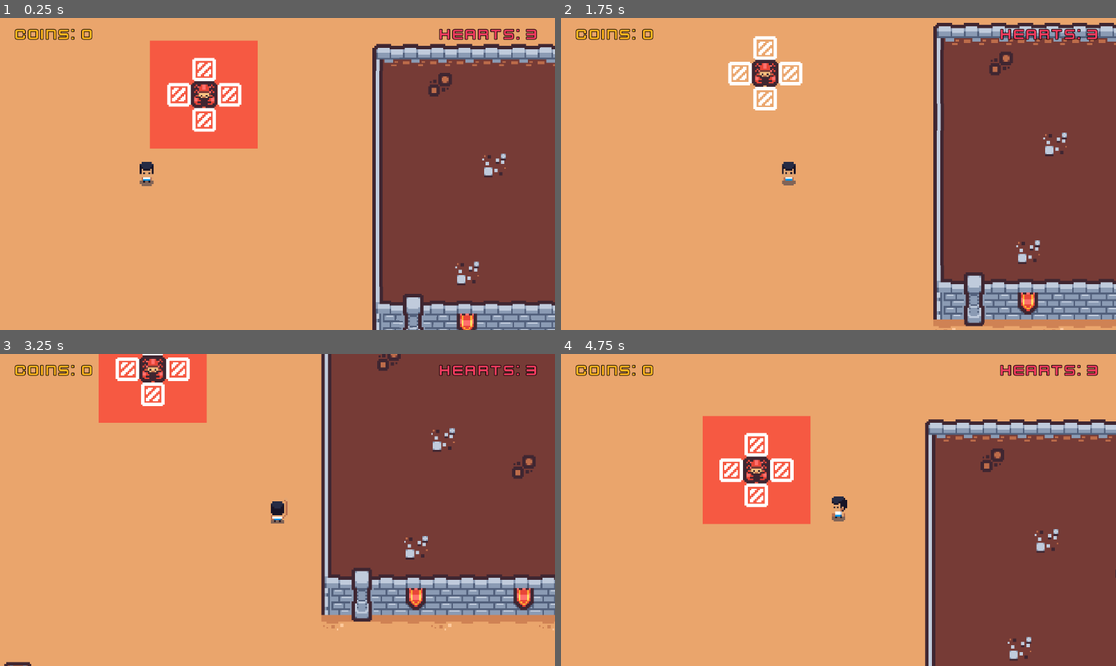
Above: before the commit, frames 1-4 (two rows, left to right).
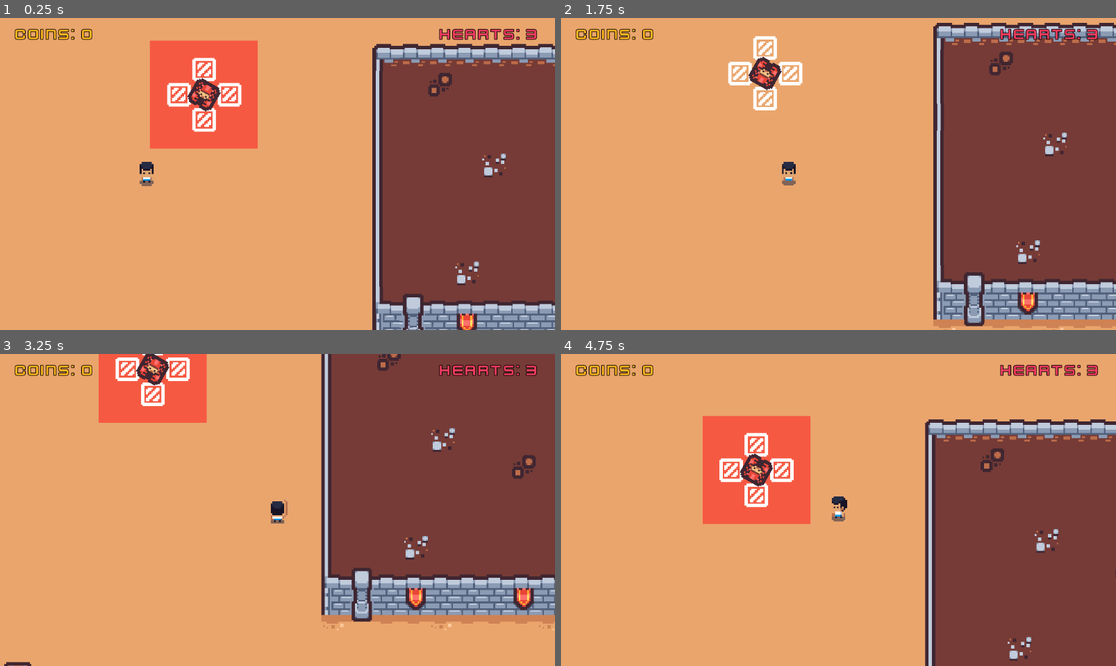
Above: after the commit, the same moments.

Repository: ki8yk8/game-dev-resolution
Game: Godot game, scene res://scenes/game_play.tscn
Two runs of this game, one before a commit and one after it. Both use one fixed random seed, a clock stepped at 60 frames per second and the inputs below.
Inputs (mouse positions are in pixels of both pictures, inside the frame that each line leads up to):
- Up to frame 1 (0.25 s): no input
- Up to frame 2 (1.75 s): tap Enter at 0.5 s; move the mouse to (960, 158) at 0.52 s; hold D (right) 0.53-1.28 s; tap Space (action) at 0.6 s; click (960, 158) at 0.67 s; move the mouse to (727, 189) at 1.27 s; hold Down (down) from 1.28 s (still down); tap Alt at 1.35 s
- Up to frame 3 (3.25 s): move the mouse to (333, 441) at 2.02 s; release Down (down) at 2.03 s; hold D (right) 2.03-2.78 s; tap Shift at 2.1 s; move the mouse to (249, 572) at 2.77 s; hold Up (up) from 2.78 s (still down); tap Space (action) at 2.85 s; click (249, 572) at 2.92 s
- Up to frame 4 (4.75 s): move the mouse to (1005, 556) at 3.52 s; release Up (up) at 3.53 s; hold A (left) from 3.53 s (still down); tap Alt at 3.6 s; move the mouse to (672, 463) at 4.27 s; tap Shift at 4.35 s

The runs differ from the first frame. In frame 1, 0.3% of the frame differs, in the area x 33-40%, y 19-31%; in frame 2, 0.3%, in the area x 33-40%, y 12-24%; in frame 3, 0.3%; in frame 4, 0.3%.

Commit message:
adds rotating animation

Diff:
--- a/scenes/scorpion.tscn
+++ b/scenes/scorpion.tscn
@@ -9,6 +9,44 @@
 
 [sub_resource type="CircleShape2D" id="CircleShape2D_mcw2v"]
 
+[sub_resource type="Animation" id="Animation_mcw2v"]
+length = 0.001
+tracks/0/type = "value"
+tracks/0/imported = false
+tracks/0/enabled = true
+tracks/0/path = NodePath(".:rotation")
+tracks/0/interp = 1
+tracks/0/loop_wrap = true
+tracks/0/keys = {
+"times": PackedFloat32Array(0),
+"transitions": PackedFloat32Array(1),
+"update": 0,
+"values": [0.0]
+}
+
+[sub_resource type="Animation" id="Animation_wes4n"]
+resource_name = "rotate"
+length = 3.0
+loop_mode = 1
+tracks/0/type = "value"
+tracks/0/imported = false
+tracks/0/enabled = true
+tracks/0/path = NodePath(".:rotation")
+tracks/0/interp = 1
+tracks/0/loop_wrap = true
+tracks/0/keys = {
+"times": PackedFloat32Array(0, 3),
+"transitions": PackedFloat32Array(1, 1),
+"update": 0,
+"values": [0.0, 6.265732]
+}
+
+[sub_resource type="AnimationLibrary" id="AnimationLibrary_mcw2v"]
+_data = {
+&"RESET": SubResource("Animation_mcw2v"),
+&"rotate": SubResource("Animation_wes4n")
+}
+
 [node name="Scorpion" type="CharacterBody2D" unique_id=239631876]
 collision_layer = 4
 collision_mask = 2
@@ -19,3 +57,7 @@
 
 [node name="CollisionShape2D" type="CollisionShape2D" parent="." unique_id=401624653]
 shape = SubResource("CircleShape2D_mcw2v")
+
+[node name="AnimationPlayer" type="AnimationPlayer" parent="." unique_id=148042330]
+libraries/ = SubResource("AnimationLibrary_mcw2v")
+autoplay = &"rotate"
--- a/scripts/scorpion.gd
+++ b/scripts/scorpion.gd
@@ -1,2 +1,4 @@
 extends CharacterBody2D
 class_name Scorpion
+
+var scorpionActive: bool = false
